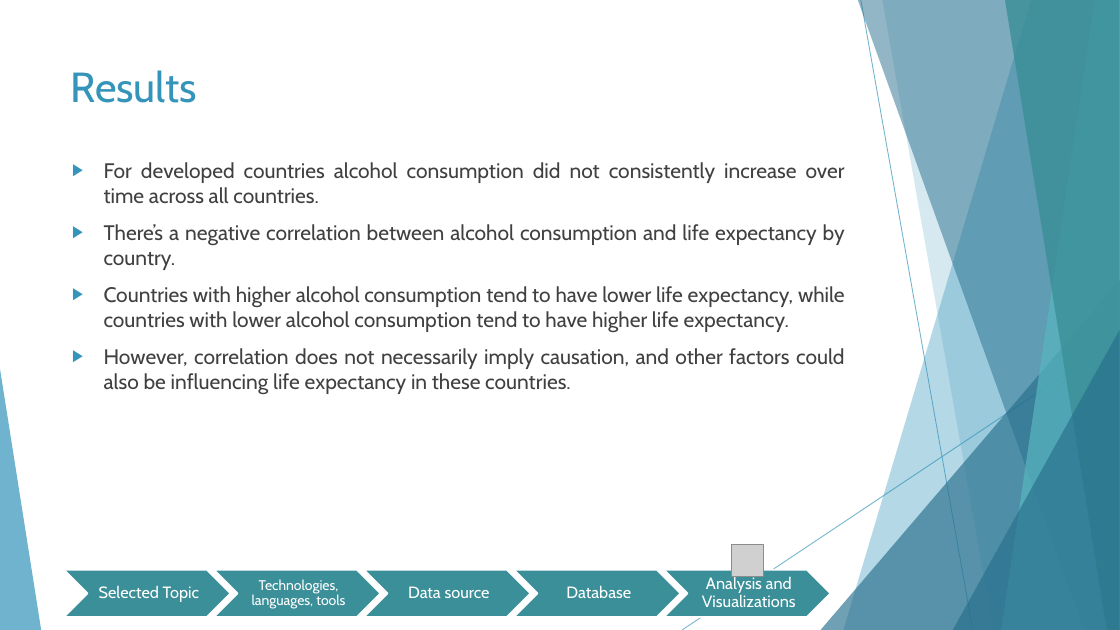
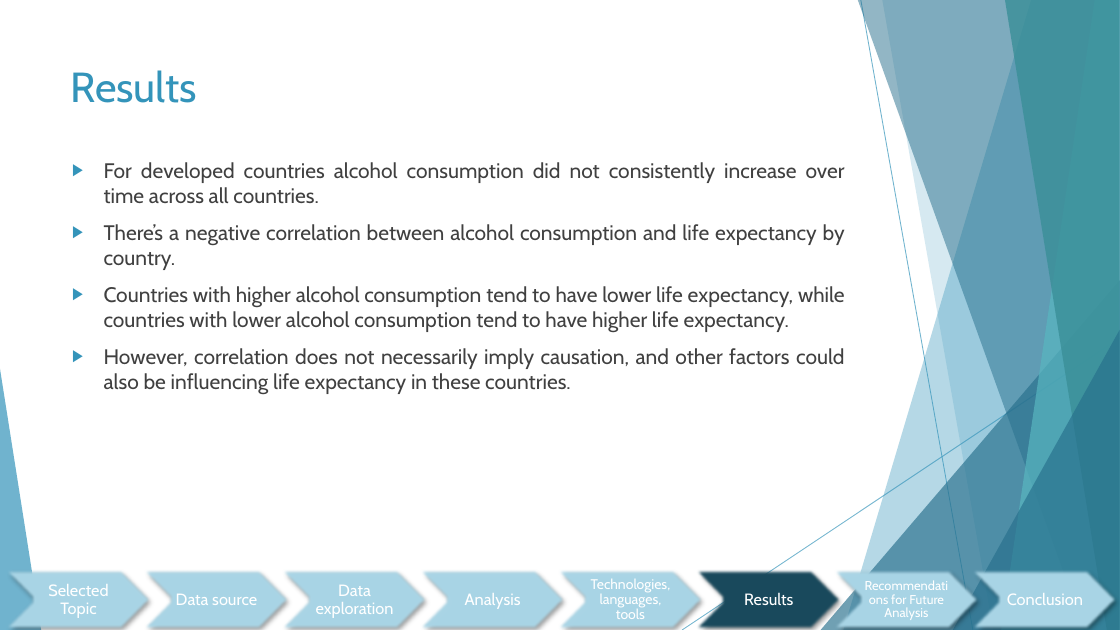
Before and after one commit to jcerda1994/Proyecto_final_1, a slide deck: slide 15 of Final Presentation.pptx (slide 14 before the commit). Drawn at 1120x630 pixels with LibreOffice and Linux fonts; fonts in the diff are those of the drawing; grey boxes stand for pictures. Boxes give left, top, right and bottom in pixels: in the first picture for what was removed or moved away, otherwise in the second. Text is boxed around its words. In the diff, an @@ line names an element or a change of style, - is before the commit and + after.

```diff
--- a/Final Presentation.pptx
+++ b/Final Presentation.pptx
@@ picture removed at [732, 544, 764, 576] @@
@@ text "Selected Topic" rewrapped from [99, 586, 199, 602] to [48, 584, 108, 618] @@
@@ fill #3A8F98 to #AAD6E7; outline #FFFFFF 1.5 pt to none; shadow on in 4 elements at [553, 570, 707, 630], [414, 570, 568, 630], [276, 570, 430, 630], [138, 570, 292, 630] @@
@@ chevron: place and size @@
-chevron at [64, 570, 230, 617]
+chevron at [138, 570, 292, 630]
@@ text "Data source": place and size @@
-text "Data source" at [408, 586, 490, 598]
+text "Data source" at [176, 594, 257, 605]
@@ chevron: place and size @@
-chevron at [214, 570, 381, 617]
+chevron at [276, 570, 430, 630]
@@ chevron: place and size @@
-chevron at [364, 570, 530, 617]
+chevron at [414, 570, 568, 630]
@@ chevron: place and size @@
-chevron at [514, 570, 681, 617]
+chevron at [553, 570, 707, 630]
@@ text removed at [566, 585, 631, 598] @@
-Database
@@ text "Technologies, languages, tools" rewrapped from [252, 579, 345, 609] to [591, 579, 671, 619] @@
@@ chevron: place and size @@
-chevron at [664, 570, 830, 617]
+chevron at [691, 570, 844, 630]
@@ chevron at [691, 570, 844, 630]: fill #3A8F98 to #1A4A5D; outline #FFFFFF 1.5 pt to none; shadow on @@
@@ text removed at [702, 576, 796, 607] @@
-Analysis and Visualizations
@@ group added at [0, 570, 1120, 630]: 5 texts, 3 chevrons @@
+Data exploration
+Analysis
+Results
+Recommendations for Future Analysis
+Conclusion
```
Also in this commit, not shown: 14 other slides changed, 2 slides added, 1 slide removed.
